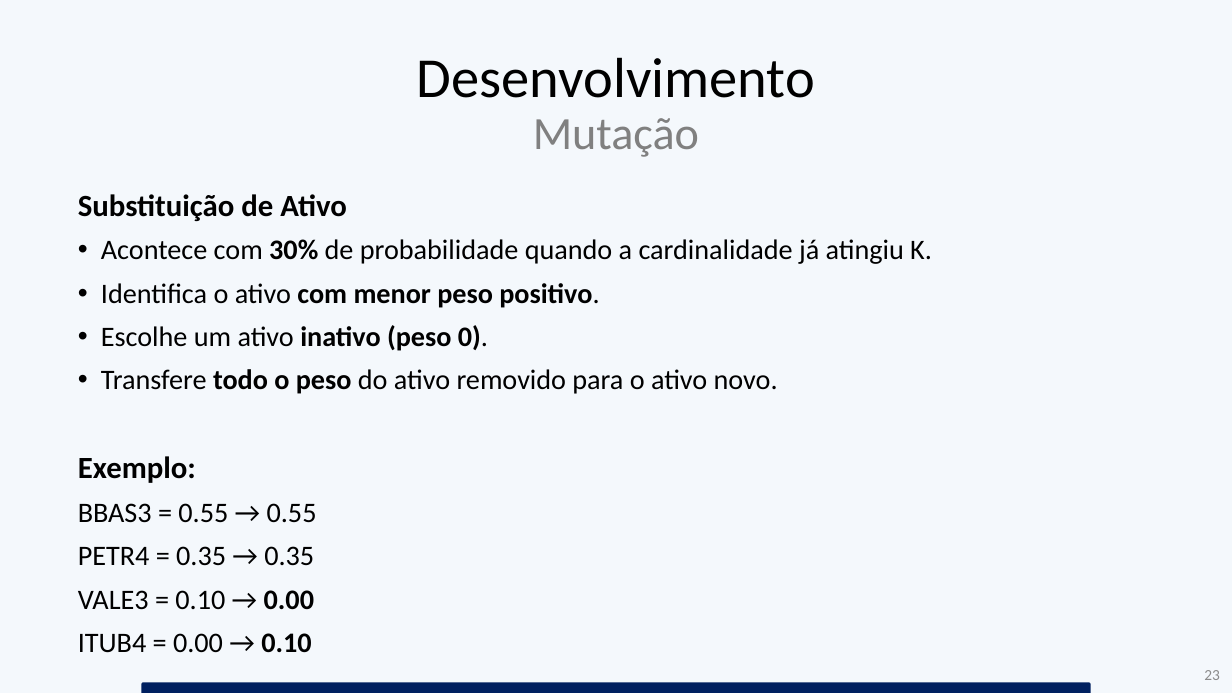
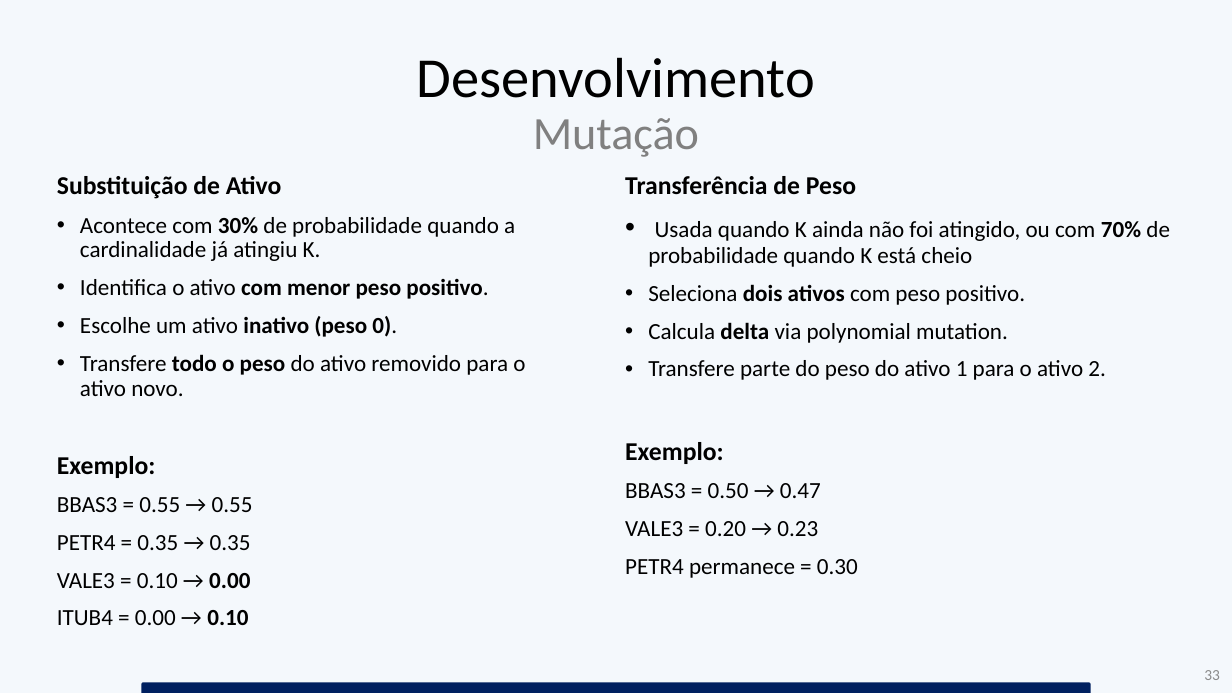
Before and after one commit to brunofvincensi/TCC, a slide deck: slide 33 of TCC_Apresentacao_Alexandre_e_Bruno.pptx (slide 23 before the commit). Drawn at 1232x693 pixels with LibreOffice and Linux fonts; fonts in the diff are those of the drawing. Boxes give left, top, right and bottom in pixels: in the first picture for what was removed or moved away, otherwise in the second. Text is boxed around its words. In the diff, an @@ line names an element or a change of style, - is before the commit and + after.

```diff
--- a/TCC_Apresentacao_Alexandre_e_Bruno.pptx
+++ b/TCC_Apresentacao_Alexandre_e_Bruno.pptx
@@ text "Substituição de Ativo": place and size @@
-text "Substituição de Ativo" at box(78, 194, 932, 653)
+text "Substituição de Ativo" at box(57, 176, 525, 625)
@@ text "Substituição de Ativo" at box(57, 176, 525, 625): size 24 to 20 pt in "Substituição de Ativo", "Exemplo:"; size 22 to 18 pt in "Acontece com 30% de probabilidade quando a ...", "Identifica o ativo com menor peso positivo.", "Escolhe um ativo inativo (peso 0).", "Transfere todo o peso do ativo removido ..." and 4 more places @@
@@ text added at box(625, 176, 1170, 578), 18 pt, text #000000 @@
+Transferência de Peso
+• Usada quando K ainda não foi atingido, ou com 70% de probabilidade quando K está cheio
+• Seleciona dois ativos com peso positivo.
+• Calcula delta via polynomial mutation.
+• Transfere parte do peso do ativo 1 para o ativo 2.
+Exemplo:
+BBAS3 = 0.50 → 0.47
+VALE3 = 0.20 → 0.23
+PETR4 permanece = 0.30
@@ page number at box(1204, 670, 1220, 680): text changed @@
-23
+33
```
Also in this commit, not shown: 4 other slides changed, 24 slides added, 3 slides removed, 54 other files.
